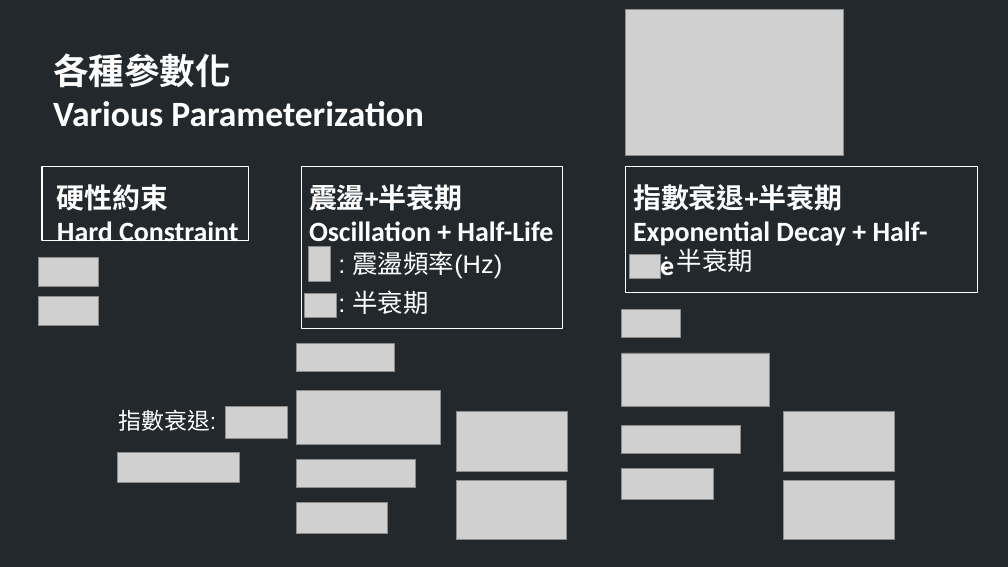
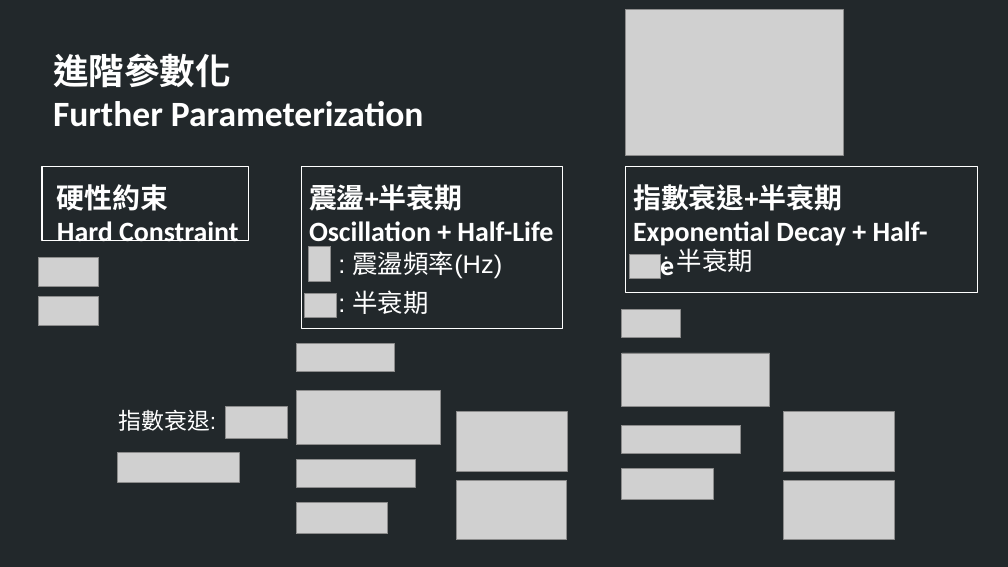
Before and after one commit to TheAllenChou/unity-physics-constraints, a slide deck: slide 11 of slides/03-soft-constraints-mandarin.odp (slide 10 before the commit). Drawn at 1008x567 pixels with LibreOffice and Linux fonts; fonts in the diff are those of the drawing; grey boxes stand for pictures. Boxes give left, top, right and bottom in pixels: in the first picture for what was removed or moved away, otherwise in the second. Text is boxed around its words. In the diff, an @@ line names an element or a change of style, - is before the commit and + after.

```diff
--- a/slides/03-soft-constraints-mandarin.odp
+++ b/slides/03-soft-constraints-mandarin.odp
@@ text at [53,53,424,127]: text changed @@
-各種參數化
-Various Parameterization
+進階參數化
+Further Parameterization
```
Also in this commit, not shown: 2 other slides changed, 1 slide added, 1 other file.
